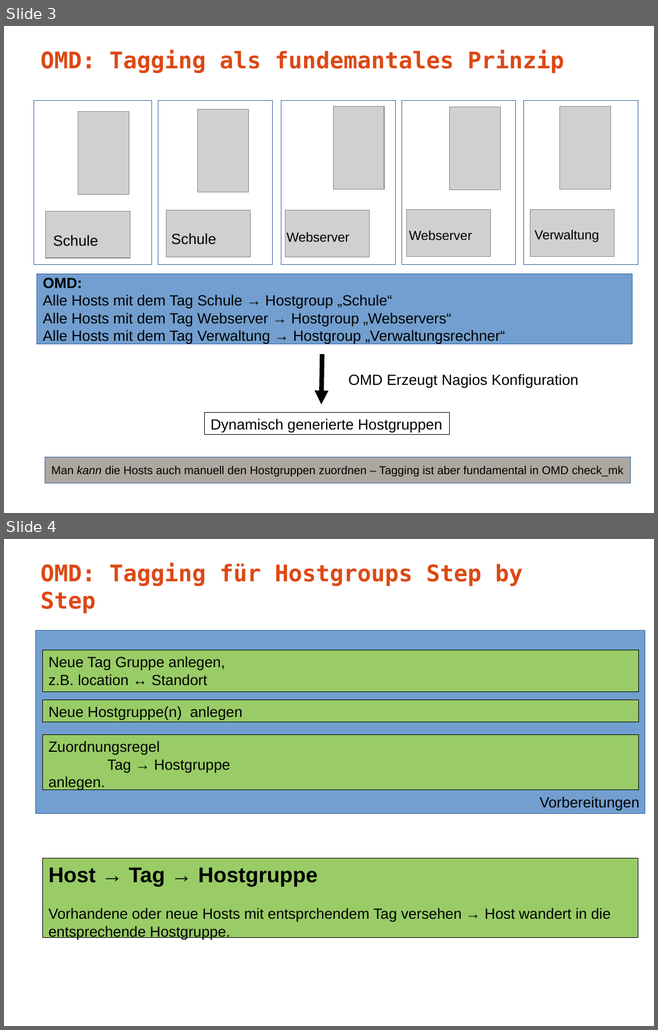
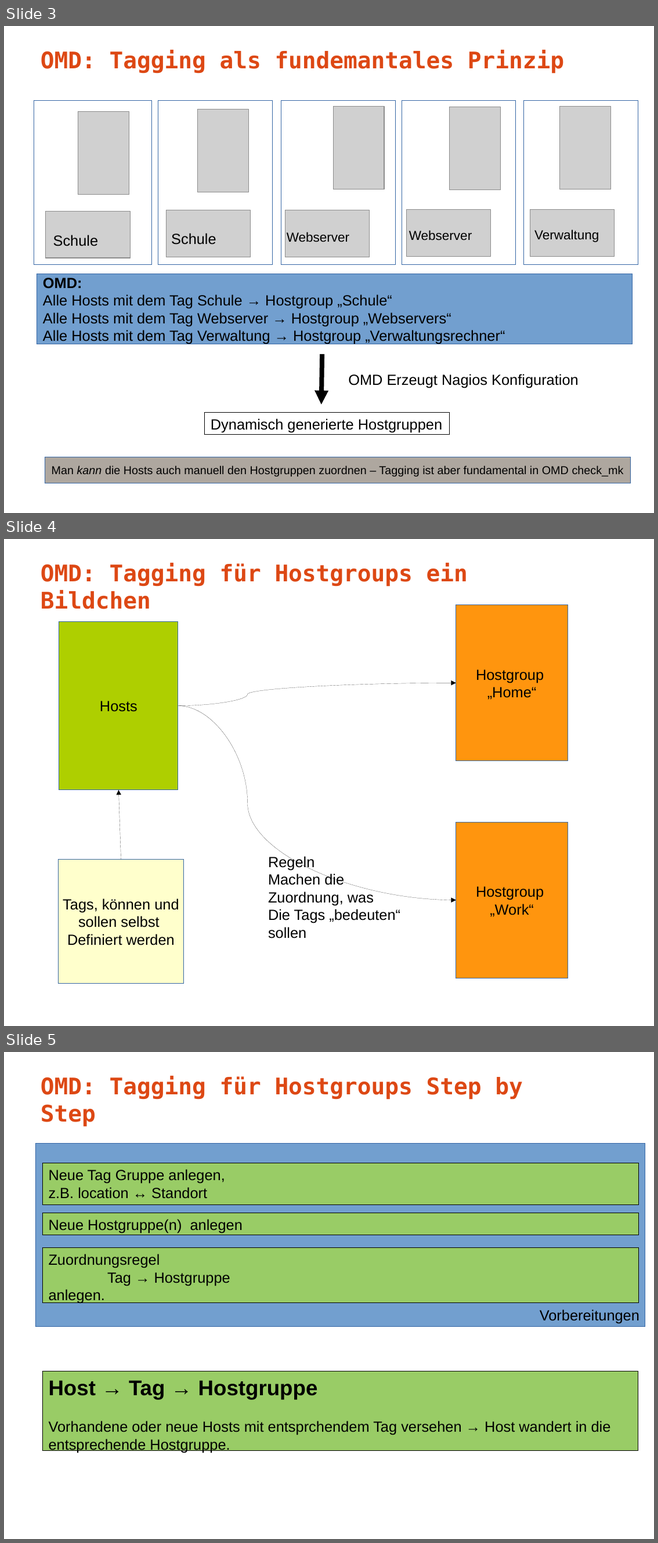
Before and after one commit to musikhuber/fobi-ES, a slide deck: material-OMD/praesentationen/030_omd_hosts_sortieren_tagging.odp. Shown one above the other, each under a label of ours: slides 3 and 4 before the commit, slides 3, 4 and 5 after it. The pictures are 658x1030 and 658x1543 pixels, drawn with LibreOffice and Linux fonts; fonts in the diff are those of the drawing; grey boxes stand for pictures. Boxes give left, top, right and bottom in pixels: in the first picture for what was removed or moved away, otherwise in the second. Text is boxed around its words. In the diff, an @@ line names an element or a change of style, - is before the commit and + after.

Commit message:
Neue Folie Tagging

```diff
--- a/material-OMD/praesentationen/030_omd_hosts_sortieren_tagging.odp
+++ b/material-OMD/praesentationen/030_omd_hosts_sortieren_tagging.odp
@@ slide 4 added at (4, 539, 654, 1026), background #FFFFFF @@
@@ text added at (41, 563, 467, 609), 28 pt, text #DD4814, bold @@
+OMD: Tagging für Hostgroups ein Bildchen
@@ rectangle added at (456, 605, 568, 761), fill #FF950E, outline #3465A4 0 pt, 18 pt, text #000000 @@
+Hostgroup
+„Home“
@@ rectangle added at (60, 621, 179, 790), fill #AECF00, outline #3465A4 0 pt, 18 pt, text #000000 @@
+Hosts
@@ curved arrow added from (178, 706) to (456, 683), #000000 0 pt @@
@@ curved arrow added from (178, 706) to (456, 900), #000000 0 pt @@
@@ arrow added from (121, 860) to (118, 790), #000000 0 pt @@
@@ rectangle added at (456, 823, 568, 978), fill #FF950E, outline #3465A4 0 pt, 18 pt, text #000000 @@
+Hostgroup
+„Work“
@@ rectangle added at (59, 860, 183, 984), fill #FFFFCC, outline #3465A4 0 pt, 18 pt, text #000000 @@
+Tags, können und
+sollen selbst
+Definiert werden
@@ text added at (268, 855, 400, 939), 18 pt, text #000000 @@
+Regeln
+Machen die
+Zuordnung, was
+Die Tags „bedeuten“
+sollen
@@ what was slide 4 is now slide 5 @@
```
Also in this commit, not shown: 1 other file.
